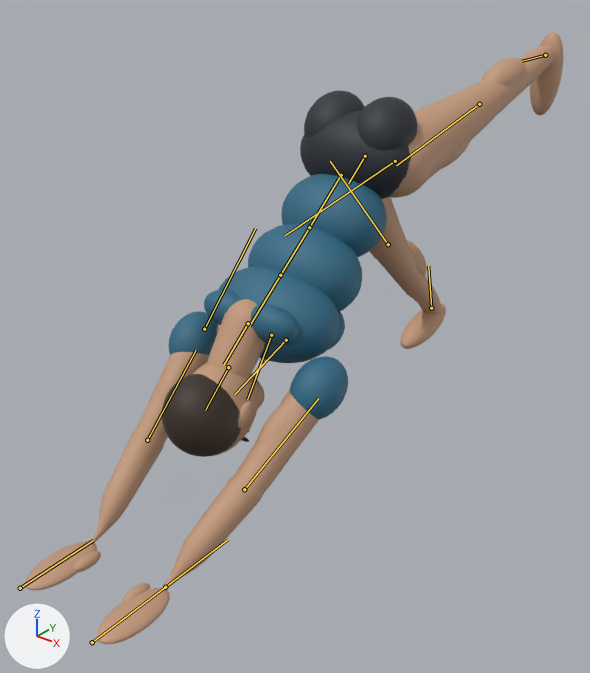
The glTF model exports/three-leg-dog-pose.glb as it was, and as the next commit left it.
Both versions are drawn from a camera (50 mm lens) standing at (1.107, -1.315, 1.2) and looking at (-0.052, 0.135, 0.301). The lights are fixed; the arrows at lower left show +X, +Y and +Z. The older version comes first. Both versions are drawn at frame 205 of the action 'three-leg-dog-pose_left'; the numbers are the values there. The bones that change, and the others that lie on the model, are drawn over the model as lines.
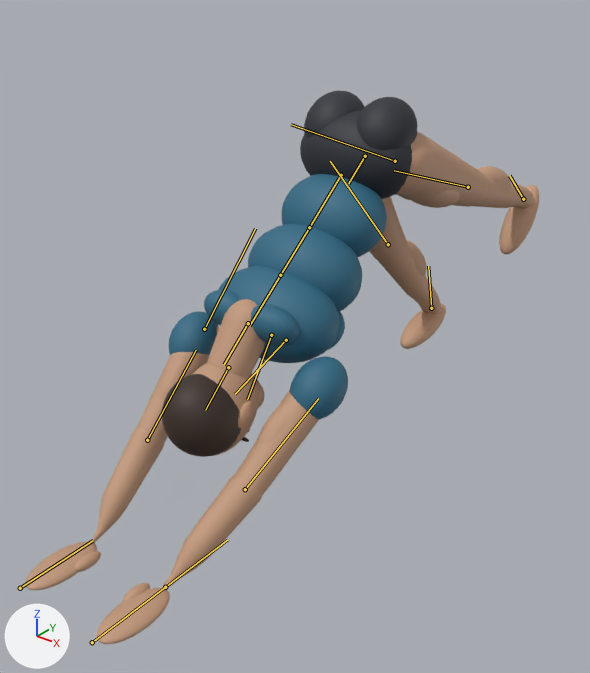
Location of each change, [x1, y1, x2, y2] in pixels of the pictures (590 x 673 px):
'Mesh_0', posed (9% shorter)
    before: [25, 32, 563, 644]
    after: [25, 90, 539, 644]
bone 'hip_l', root to tip
    before: (395, 161) to (285, 235)
    after: (395, 161) to (291, 124)
bone 'knee_l', root to tip
    before: (479, 104) to (396, 165)
    after: (468, 187) to (394, 170)
bone 'ankle_l', root to tip
    before: (545, 55) to (522, 61)
    after: (523, 199) to (509, 175)

What the commit changed:
Bone 'hip_l' (bone_hip_l) turns from (0, -3, 28) to (0, -1, 59) degrees about its own x, y and z.
Bone 'knee_l' (bone_knee_l) turns from (0, 0, -2) to (0, 0, -3) degrees about its own x, y and z.
Bone 'ankle_l' (bone_ankle_l) turns from (0, 0, 12) to (0, 0, 21) degrees about its own x, y and z.
